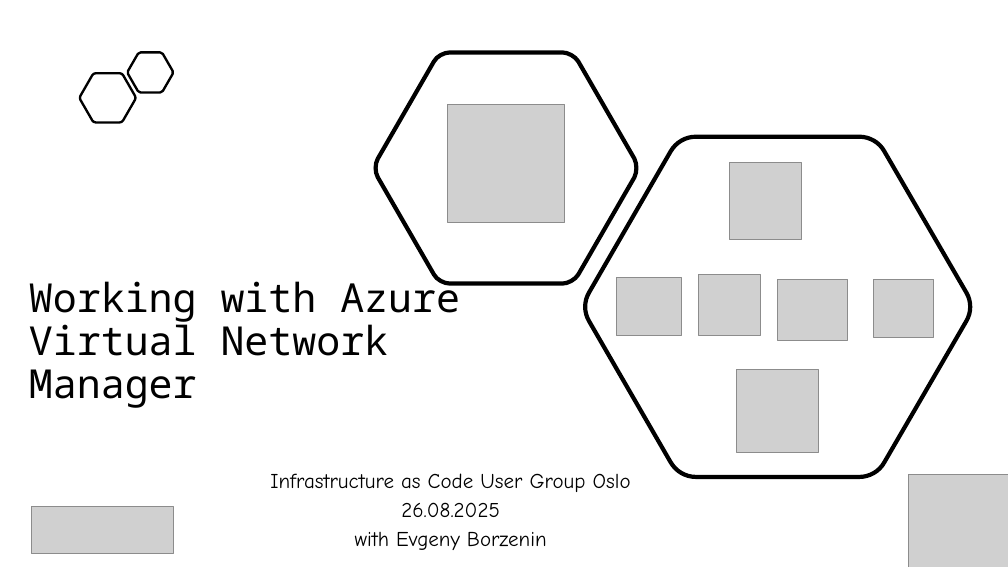
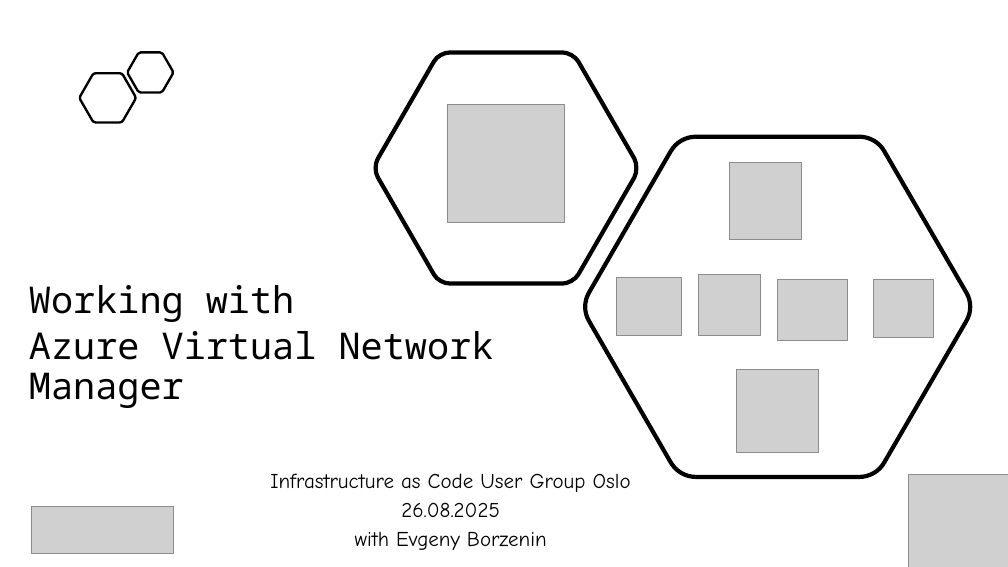
Before and after one commit to iac-oslo/avnm-labs, a slide deck: slide 1 of slides/working-with-azure-virtual-network-watcher.ppt. Drawn at 1008x567 pixels with LibreOffice and Linux fonts; fonts in the diff are those of the drawing; grey boxes stand for pictures. Boxes give left, top, right and bottom in pixels: in the first picture for what was removed or moved away, otherwise in the second. Text is boxed around its words. In the diff, an @@ line names an element or a change of style, - is before the commit and + after.

```diff
--- a/slides/working-with-azure-virtual-network-watcher.ppt
+++ b/slides/working-with-azure-virtual-network-watcher.ppt
@@ text at bbox=[29, 285, 494, 408]: text changed; size 38 to 35.1 pt @@
-Working with Azure Virtual Network Manager
+Working with
+Azure Virtual Network Manager
```
Also in this commit, not shown: 1 other file.
